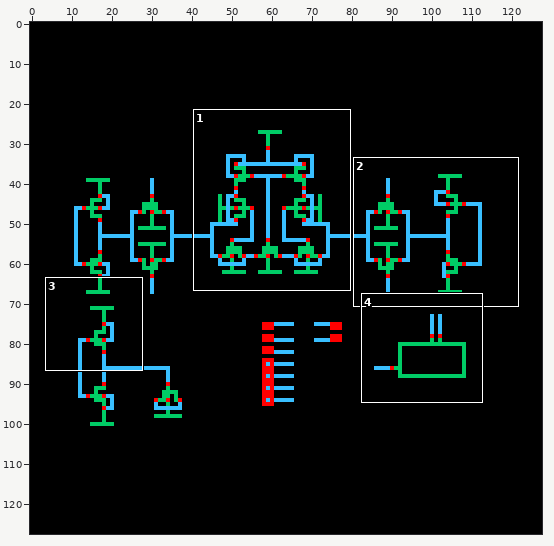
A sprite sheet gets an edit: 6T_SRAM_Pre/schematic/thumbnail_128x128.png. Above, an overview of the earlier version with the close-up marked.
Close-up. The starting point:
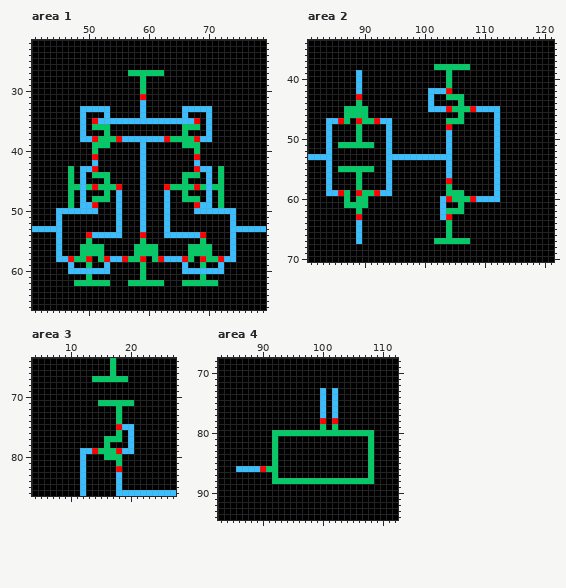
The file is 128x128 pixels. Shown: area 1: x 41..79, y 22..66; area 2: x 81..121, y 34..70; area 3: x 4..27, y 64..86; area 4: x 83..112, y 68..94. The commit also changed other parts of the picture, which this record leaves out.
New version:
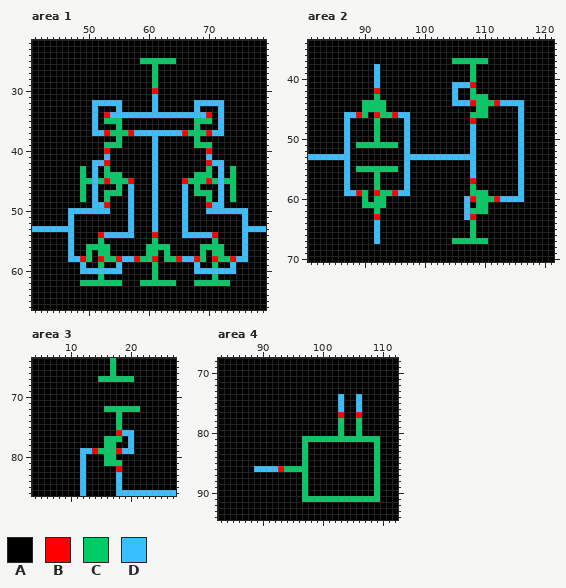
Palette (. is transparent): A #000000  B #ff0000  C #00cc66  D #39bfff
Difference:
Area 1:
y 25: x 59..64 AAAAAA -> CCCCCC
y 26: x 61 A -> C
y 27: x 57..60 CCCC -> AAAA; x 62 C -> A
y 28..29: x 59 C -> A; x 61 A -> C
y 30: x 59 C -> A; x 61 A -> B
y 31: x 59 B -> A; x 61 A -> D
y 32: x 51..55 AAAAA -> DDDDD; x 59 D -> A; x 61 A -> D; x 68..72 AAAAA -> DDDDD
y 33: x 49..50 DD -> AA; x 52..53 DD -> AA; x 55 A -> D; x 59 D -> A; x 61 A -> D; x 66..67 DD -> AA; x 69..70 DD -> AA; x 72 A -> D
y 34: x 49 D -> A; x 51 A -> D; x 53..58 DAAAAA -> BDDDDD; x 60..65 AAAAAA -> DDDDDD; x 67..70 AAAD -> DDDB; x 72 A -> D
y 35: x 49 D -> A; x 51..70 BDDDDDDDDDDDDDDDDBAD -> DACCCAAAAAAAAAAAACCC; x 72 A -> D
y 36: x 49 D -> A; x 51..53 CCC -> DAA; x 55 A -> C; x 66..67 CC -> AA; x 70 D -> A; x 72 A -> D
y 37: x 49 D -> A; x 51..72 AACAAAAAAAAAAAACAAADAA -> DDBCCCBDDDDDDDDBCCCBDD
y 38: x 49..60 DDBCCCBDDDDD -> AAAAAACAAAAA; x 62..70 DBCCCCBDD -> AAAAAACAA
y 39: x 51..52 CC -> AA; x 54..55 AA -> CC; x 59 D -> A; x 61 A -> D; x 66..67 CC -> AA; x 69..70 AA -> CC
y 40: x 51 C -> A; x 53 A -> B; x 59 D -> A; x 61 A -> D; x 68 C -> A; x 70 A -> B
y 41: x 51 B -> A; x 53 A -> D; x 59 D -> A; x 61 A -> D; x 68 B -> A; x 70 A -> D
y 42: x 52..53 AA -> DB; x 59 D -> A; x 61 A -> D; x 68 D -> A; x 70..72 AAA -> BDD
y 43: x 47 C -> A; x 49..51 DDB -> CAD; x 53 A -> C; x 59 D -> A; x 61 A -> D; x 68..70 BDD -> AAC; x 72 C -> D; x 74 A -> C
y 44: x 47 C -> A; x 49 D -> C; x 51..52 CC -> DA; x 54..55 AA -> CC; x 59 D -> A; x 61 A -> D; x 66..67 CC -> AA; x 69..70 AD -> CC; x 72 C -> D; x 74 A -> C
y 45: x 47 C -> A; x 49..57 DAAACAAAA -> CCDCBCCCB; x 59 D -> A; x 61 A -> D; x 66..74 CAAADACAA -> BCCCBCDCC
y 46: x 47..55 CCDCBCCCB -> AACADAAAC; x 57 A -> D; x 59 D -> A; x 61 A -> D; x 63..72 BCCCCBCDCC -> AAADACAAAD; x 74 A -> C
y 47: x 47 C -> A; x 49 D -> C; x 51 A -> D; x 54..55 AD -> CC; x 57 A -> D; x 59 D -> A; x 61 A -> D; x 63 D -> A; x 66 C -> D; x 68..70 AAD -> CCC; x 72 C -> D; x 74 A -> C
y 48: x 47 C -> A; x 49 D -> C; x 51..52 CC -> DA; x 55 D -> A; x 57 A -> D; x 59 D -> A; x 61 A -> D; x 63 D -> A; x 66..68 CCC -> DAA; x 70 D -> C; x 72 C -> D; x 74 A -> C
y 49: x 47 C -> A; x 49..53 DDBAA -> AADDB; x 55 D -> A; x 57 A -> D; x 59 D -> A; x 61 A -> D; x 63 D -> A; x 66 A -> D; x 68..72 BDDAC -> AABDD
y 50: x 45..46 DD -> AA; x 52..53 AA -> DD; x 55 D -> A; x 57 A -> D; x 59 D -> A; x 61 A -> D; x 63 D -> A; x 66 A -> D; x 68..69 DD -> AA; x 75..76 AA -> DD
y 51..52: x 45 D -> A; x 47 A -> D; x 55 D -> A; x 57 A -> D; x 59 D -> A; x 61 A -> D; x 63 D -> A; x 66 A -> D; x 74 D -> A; x 76 A -> D
y 53: x 46..47 AA -> DD; x 55 D -> A; x 57 A -> D; x 59 D -> A; x 61 A -> D; x 63 D -> A; x 66 A -> D; x 74..75 DD -> AA
y 54: x 45 D -> A; x 47 A -> D; x 50..52 BDD -> AAB; x 56..57 AA -> DD; x 59 B -> A; x 61 A -> B; x 63..65 DDD -> AAA; x 69..71 BAA -> DDB; x 74 D -> A; x 76 A -> D
y 55: x 45 D -> A; x 47 A -> D; x 50 C -> A; x 52 A -> C; x 59 C -> A; x 61 A -> C; x 69 C -> A; x 71 A -> C; x 74 D -> A; x 76 A -> D
y 56: x 45 D -> A; x 47 A -> D; x 49 C -> A; x 53 A -> C; x 58..59 CC -> AA; x 62..63 AA -> CC; x 67..68 CC -> AA; x 71..72 AA -> CC; x 74 D -> A; x 76 A -> D
y 57: x 45 D -> A; x 47 A -> D; x 49 C -> A; x 51 C -> A; x 53 A -> C; x 58..59 CC -> AA; x 63 A -> C; x 67..68 CC -> AA; x 70..72 CAA -> ACC; x 74 D -> A; x 76 A -> D
y 58: x 45..50 DDBCCB -> AADDBC; x 52..76 CBDDBCCBACBDDDBCABCCBDDAA -> BCCBDDBCCBACCBDDBCABCCBDD
y 59: x 47 D -> A; x 49..50 AC -> DA; x 52..53 AD -> CA; x 55 A -> D; x 59 C -> A; x 61 A -> C; x 66 D -> A; x 68..69 AC -> DA; x 71..72 AD -> CA; x 74 A -> D
y 60: x 47..48 DD -> AA; x 54..55 AA -> DD; x 59 C -> A; x 61 A -> C; x 66..67 DD -> AA; x 73..74 AA -> DD
y 61: x 50 C -> A; x 52 A -> C; x 59 C -> A; x 61 A -> C; x 69 C -> A; x 71 A -> C
y 62: x 48 C -> A; x 54..55 AA -> CC; x 57..58 CC -> AA; x 63..64 AA -> CC; x 66..67 CC -> AA; x 72..73 AA -> CC
Area 2:
y 37: x 105..110 AAAAAA -> CCCCCC
y 38: x 92 A -> D; x 102..108 CCCCCCA -> AAAAAAC
y 39..40: x 89 D -> A; x 92 A -> D; x 104 C -> A; x 108 A -> C
y 41: x 89 D -> A; x 92 A -> D; x 104..108 CAAAA -> ADDDB
y 42: x 89 D -> A; x 92 A -> B; x 101..105 DDDBA -> AAAAD; x 108 A -> C
y 43: x 89 B -> A; x 92 A -> C; x 101 D -> A; x 104..106 CCC -> ADA; x 108..110 AAA -> CCC
y 44: x 89..93 CAAAA -> ACCCC; x 101 D -> A; x 105..116 ACAAAAAAAAAA -> DDDBCCCBDDDD
y 45: x 87..89 CCC -> AAA; x 91..93 AAA -> CCC; x 101..112 DDDBCCCBDDDD -> AAAAAAAACCAA; x 116 A -> D
y 46: x 87..89 CCC -> DDB; x 92..97 AAAAAA -> BCCBDD; x 106 C -> A; x 108..110 AAA -> CCC; x 112 D -> A; x 116 A -> D
y 47: x 84..87 DDBC -> AAAD; x 89..94 BCCBDD -> AAACAA; x 97 A -> D; x 104..106 CCC -> AAA; x 108 A -> B; x 112 D -> A; x 116 A -> D
y 48: x 84 D -> A; x 87 A -> D; x 89 C -> A; x 92 A -> C; x 94 D -> A; x 97 A -> D; x 104 B -> A; x 108 A -> D; x 112 D -> A; x 116 A -> D
y 49..50: x 84 D -> A; x 87 A -> D; x 89 C -> A; x 92 A -> C; x 94 D -> A; x 97 A -> D; x 104 D -> A; x 108 A -> D; x 112 D -> A; x 116 A -> D
y 51: x 84 D -> A; x 86..88 CCC -> ADA; x 92..95 AADA -> CCCC; x 97 A -> D; x 104 D -> A; x 108 A -> D; x 112 D -> A; x 116 A -> D
y 52: x 84 D -> A; x 87 A -> D; x 94 D -> A; x 97 A -> D; x 104 D -> A; x 108 A -> D; x 112 D -> A; x 116 A -> D
y 53: x 85..87 AAA -> DDD; x 94..96 DDD -> AAA; x 105..108 AAAA -> DDDD; x 112 D -> A; x 116 A -> D
y 54: x 84 D -> A; x 87 A -> D; x 94 D -> A; x 97 A -> D; x 104 D -> A; x 108 A -> D; x 112 D -> A; x 116 A -> D
y 55: x 84 D -> A; x 86..88 CCC -> ADA; x 92..95 AADA -> CCCC; x 97 A -> D; x 104 D -> A; x 108 A -> D; x 112 D -> A; x 116 A -> D
y 56: x 84 D -> A; x 87 A -> D; x 89 C -> A; x 92 A -> C; x 94 D -> A; x 97 A -> D; x 104 D -> A; x 108 A -> D; x 112 D -> A; x 116 A -> D
y 57: x 84 D -> A; x 87 A -> D; x 89 C -> A; x 92 A -> C; x 94 D -> A; x 97 A -> D; x 104 B -> A; x 108 A -> B; x 112 D -> A; x 116 A -> D
y 58: x 84 D -> A; x 87 A -> D; x 89 C -> A; x 92 A -> C; x 94 D -> A; x 97 A -> D; x 104 C -> A; x 108 A -> C; x 112 D -> A; x 116 A -> D
y 59: x 84..88 DDBCA -> AAADD; x 91 C -> A; x 93..97 DDAAA -> CCBDD; x 104..106 CCC -> AAA; x 108..110 AAA -> CCC; x 112 D -> A; x 116 A -> D
y 60: x 87 C -> A; x 89 C -> A; x 92..93 AA -> CC; x 103..107 DBCCC -> AAAAD; x 109..116 DDDDAAAA -> CCCBDDDD
y 61: x 87..89 CCC -> AAA; x 91..93 AAA -> CCC; x 103 D -> A; x 106..107 CA -> AD; x 109..110 AA -> CC
y 62: x 89 C -> A; x 92 A -> C; x 103..110 DCCCAAAA -> AAAADCCC
y 63: x 89 B -> A; x 92 A -> B; x 103..104 DB -> AA; x 107..108 AA -> DB
y 64..66: x 89 D -> A; x 92 A -> D; x 104 C -> A; x 108 A -> C
y 67: x 89 D -> A; x 92 A -> D; x 102..104 CCC -> AAA; x 108..110 AAA -> CCC
Area 3:
y 67: x 14 C -> A; x 20 A -> C
y 71: x 15..20 CCCCCC -> AAAAAA
y 72: x 16..17 AA -> CC; x 19..21 AAA -> CCC
y 75: x 18..20 BDD -> CAA
y 76: x 18..19 CA -> BD
y 78: x 17 A -> C
y 80: x 18 C -> A
y 81: x 16..17 AA -> CC
Area 4:
y 73: x 100 D -> A; x 102 D -> A
y 74..76: x 100 D -> A; x 102..103 DA -> AD; x 106 A -> D
y 77: x 100 D -> A; x 102..103 DA -> AB; x 106 A -> B
y 78: x 100 B -> A; x 102..103 BA -> AC; x 106 A -> C
y 79: x 100 C -> A; x 102..103 CA -> AC; x 106 A -> C
y 80: x 92..102 CCCCCCCCCCC -> AAAAAAAAAAA; x 104..105 CC -> AA; x 107..108 CC -> AA
y 81: x 92 C -> A; x 97..107 AAAAAAAAAAA -> CCCCCCCCCCC; x 109 A -> C
y 82..85: x 92 C -> A; x 97 A -> C; x 108..109 CA -> AC
y 86: x 86..88 DDD -> AAA; x 90..97 BCCAAAAA -> DDDBCCCC; x 108..109 CA -> AC
y 87: x 92 C -> A; x 97 A -> C; x 108..109 CA -> AC
y 88: x 92..96 CCCCC -> AAAAA; x 98..109 CCCCCCCCCCCA -> AAAAAAAAAAAC
y 89..90: x 97 A -> C; x 109 A -> C
y 91: x 97..109 AAAAAAAAAAAAA -> CCCCCCCCCCCCC
Changed places in both close-ups, as pixel boxes (x1, y1, x2, y2):
changed: (56, 58, 248, 286)
changed: (326, 58, 524, 244)
changed: (92, 376, 140, 466)
changed: (236, 388, 380, 502)
